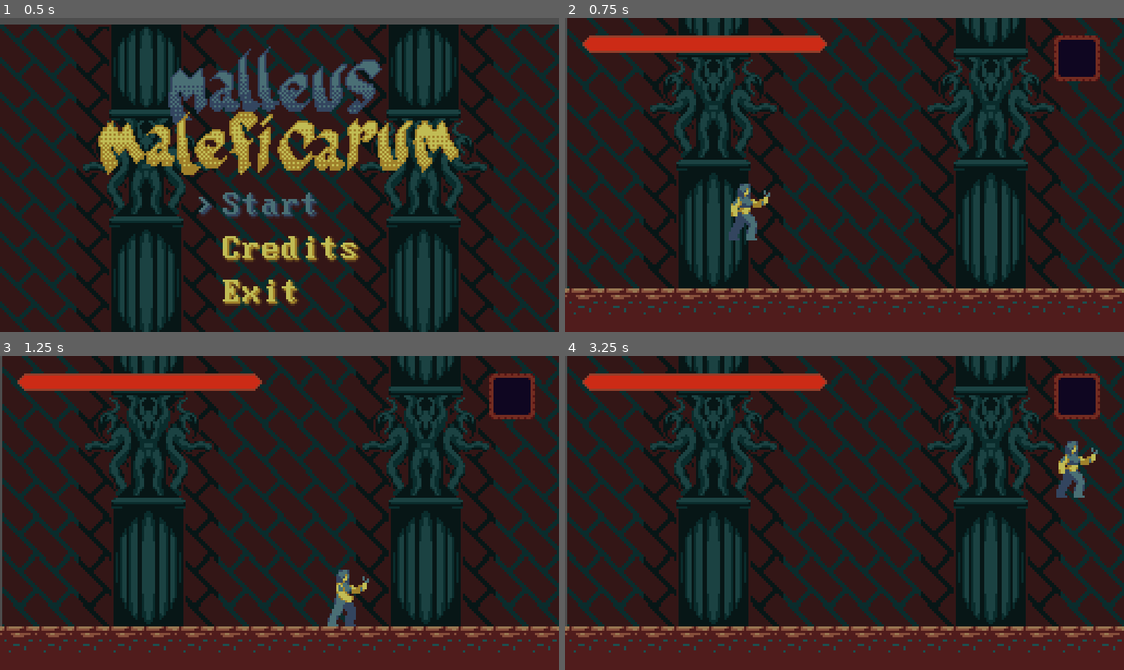
Above: before the commit, frames 1-4 (two rows, left to right).
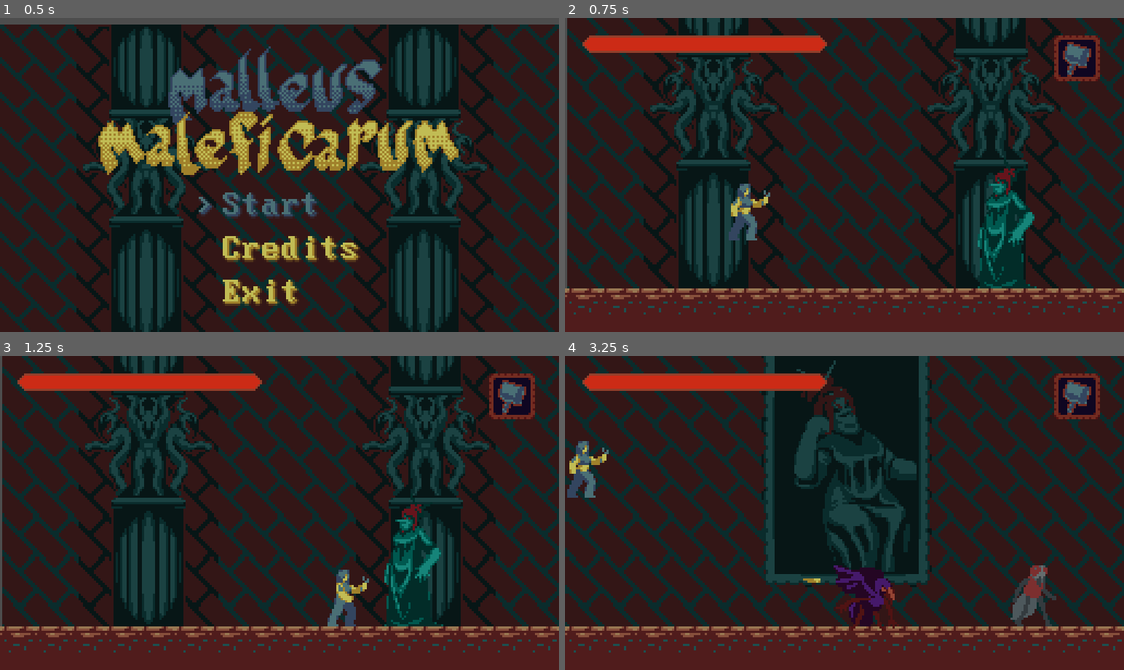
Above: after the commit, the same moments.

Repository: caduceusj/Hallowjam
Game: Godot game, scene res://Menu/Cenas/main_menu.tscn
Two runs of this game, one before a commit and one after it. Both use one fixed random seed, a clock stepped at 60 frames per second and the inputs below. The project has no main scene, so this scene is started directly. Sound files missing from this copy of the repository are replaced by a short silence.
Inputs:
- Up to frame 1 (0.5 s): no input
- Up to frame 2 (0.75 s): tap Enter (ui_accept) at 0.5 s; hold Right (ui_right) from 0.53 s (still down); hold K (ui_shoot) from 0.53 s (still down)
- Up to frame 3 (1.25 s): keep holding Right (ui_right); keep holding K (ui_shoot); tap Enter (ui_accept) at 0.77 s
- Up to frame 4 (3.25 s): release K (ui_shoot) at 1.28 s; tap K (ui_shoot) at 1.35, 2.85 s; tap Enter (ui_accept) at 1.52, 3.02 s; release Right (ui_right) at 2.03 s; hold Left (ui_left) 2.03-2.78 s; hold K (ui_shoot) 2.03-2.78 s; hold Right (ui_right) from 2.78 s (still down)

Frame 1 is identical in both runs. In frame 2, 2.1% of the frame differs, in the area x 73-95%, y 7-87%; in frame 3, 2.2%; in frame 4, 35%, in the area x 0-96%, y 0-88%.

Commit message:
jkjkjk

Diff:
--- a/HallowJam/Cenas/Ursula/Ursula.tscn
+++ b/HallowJam/Cenas/Ursula/Ursula.tscn
@@ -222,13 +222,17 @@
 [sub_resource type="RectangleShape2D" id="RectangleShape2D_dbfhy"]
 size = Vector2(380, 90)
 
+[sub_resource type="RectangleShape2D" id="RectangleShape2D_44sgo"]
+size = Vector2(23, 29)
+
 [node name="Node2D" type="CharacterBody2D"]
 script = ExtResource("1_ptnex")
 
 [node name="AnimatedSprite2D" type="AnimatedSprite2D" parent="."]
 sprite_frames = SubResource("SpriteFrames_67qo7")
 animation = &"KarateAttack"
-frame_progress = 0.809323
+frame = 7
+frame_progress = 0.797445
 
 [node name="CollisionShape2D" type="CollisionShape2D" parent="."]
 position = Vector2(0, 3.5)
@@ -250,4 +254,10 @@
 shape = SubResource("RectangleShape2D_dbfhy")
 debug_color = Color(1, 0.0235294, 0, 0.419608)
 
+[node name="KarateHitBox" type="Area2D" parent="."]
+
+[node name="CollisionShape2D" type="CollisionShape2D" parent="KarateHitBox"]
+position = Vector2(11.5, 16.5)
+shape = SubResource("RectangleShape2D_44sgo")
+
 [connection signal="area_entered" from="Area2D" to="." method="_on_area_2d_area_entered"]
--- a/HallowJam/Cenas/test.tscn
+++ b/HallowJam/Cenas/test.tscn
@@ -75,3 +75,6 @@
 [node name="Ursula" parent="." node_paths=PackedStringArray("player") instance=ExtResource("11_f5nwf")]
 position = Vector2(1046, 667)
 player = NodePath(".")
+
+[node name="Node2D2" parent="." instance=ExtResource("11_f5nwf")]
+position = Vector2(204, 667)
--- a/HallowJam/Scripts/PlayerState/playerState.gd
+++ b/HallowJam/Scripts/PlayerState/playerState.gd
@@ -7,8 +7,8 @@
 
 var currentHealth = 100
 
-var currentItems = []
+var currentItems = ["Hammer"]
 
-var currentSkill = ""
+var currentSkill = "Hammer"
 
 var checkpoint = 0
--- a/HallowJam/Scripts/Ursula.gd
+++ b/HallowJam/Scripts/Ursula.gd
@@ -1,29 +1,45 @@
 extends CharacterBody2D
 
 
-const SPEED = 300.0
+const SPEED = 25
 
 @export var player : Node2D
 
-enum STATE
-{
-	IDLE,
-	RANGED_ATTACK,
-	FLAMESTRIKE,
-	KARATE
-}
+var isAlternating = false
+
+var isWalking = true
+
+var isAttacking = false
+
 
 
 func _physics_process(delta):
 	# Add the gravity.
-	velocity.x = SPEED * sign(player.global_position.x - global_position.x)
-	move_and_slide()
-	if(velocity.x != 0):
-		$AnimatedSprite2D.play("default")
-		if(velocity.x > 0):
-			$AnimatedSprite2D.flip_h = false
-		if(velocity.x < 0):
-			$AnimatedSprite2D.flip_h = true
+	if(player):
+		if(not isAttacking):
+			velocity.x = SPEED * sign(player.global_position.x - global_position.x)
+			move_and_slide()
+			if(velocity.x != 0):
+				$AnimatedSprite2D.play("Walking")
+				if(velocity.x > 0):
+					$AnimatedSprite2D.flip_h = false
+				if(velocity.x < 0):
+					$AnimatedSprite2D.flip_h = true
+		if(isAttacking):
+			velocity.x = 0
+			if global_position.distance_to(player.global_position) < 50:
+				$AnimatedSprite2D.play("KarateAttack")
+		if(isAlternating == false):
+			alternate()
+func _on_area_2d_area_entered(area):
+	if(area.is_in_group("Player")):
+		player = area.get_parent()
 
-func _on_area_2d_area_entered(area):
-	pass # Replace with function body.
+func alternate():
+	await(get_tree().create_timer(2.5).timeout)
+	isAlternating = true
+	isWalking = true
+	await(get_tree().create_timer(2.5).timeout)
+	isWalking = false
+	isAttacking = true
+	isAlternating = false
Not shown: 1 places in HallowJam/Cenas/Ursula/Ursula.tscn that only renumber resources
